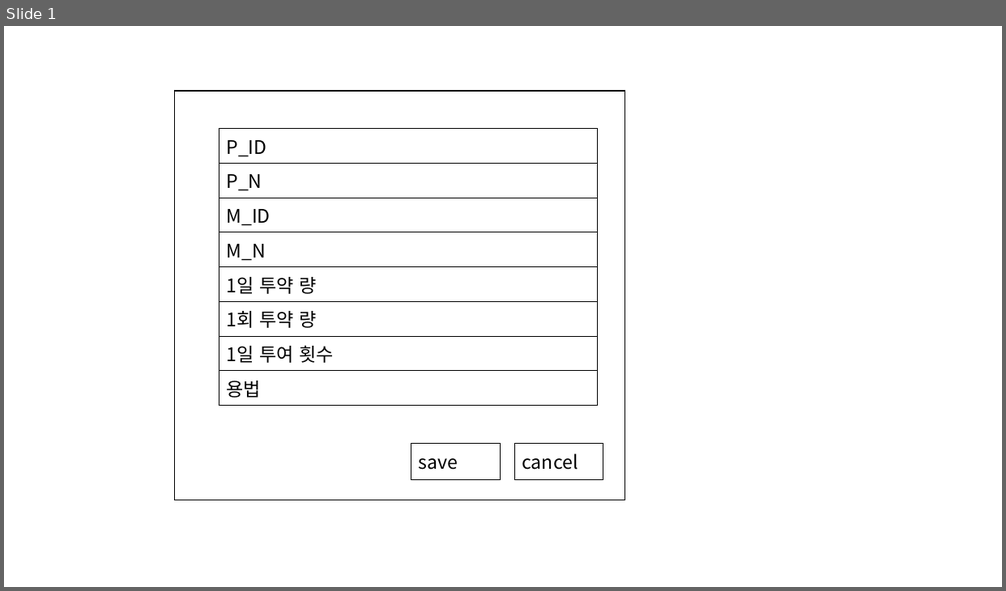
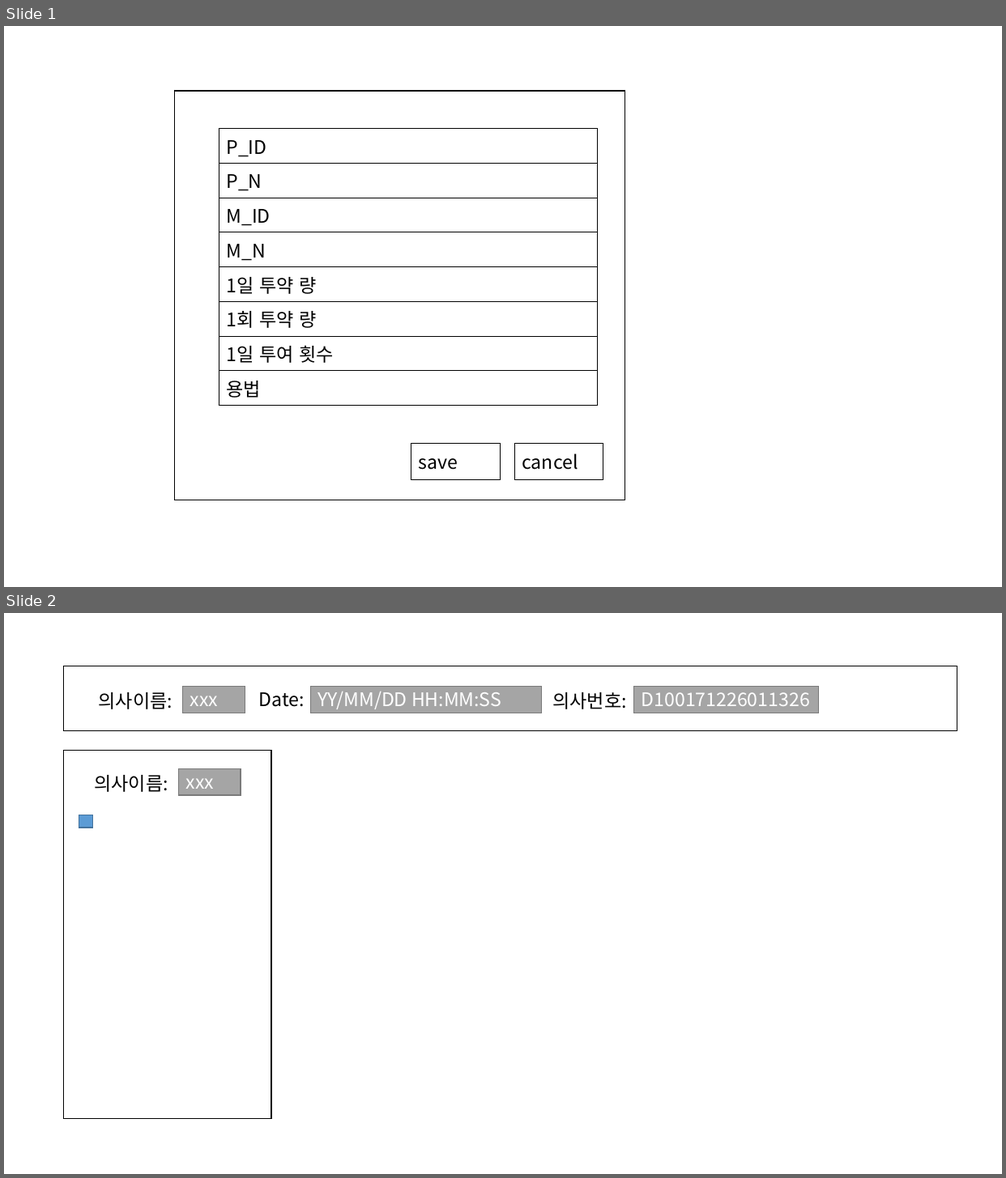
Before and after one commit to MRMRMRMayInternship/metarial, a slide deck: 프레젠테이션1.pptx. Shown one above the other, each under a label of ours: slide 1 before the commit, slides 1 and 2 after it. The pictures are 1006x591 and 1006x1178 pixels, drawn with LibreOffice and Linux fonts; fonts in the diff are those of the drawing. Boxes give left, top, right and bottom in pixels: in the first picture for what was removed or moved away, otherwise in the second. Text is boxed around its words. In the diff, an @@ line names an element or a change of style, - is before the commit and + after.

```diff
--- a/프레젠테이션1.pptx
+++ b/프레젠테이션1.pptx
@@ slide 2 added at <box>4,613,1002,1174</box>, background #FFFFFF @@
@@ table added at <box>63,666,957,730</box>, 1 rows, 1 columns @@
+
@@ text added at <box>99,692,172,709</box>, 18 pt, text #000000 @@
+의사이름:
@@ rectangle added at <box>183,687,245,713</box>, fill #A5A5A5, outline #7A7A7A 1 pt, 18 pt, text #FFFFFF @@
+xxx
@@ text added at <box>259,692,305,707</box>, 18 pt, text #000000 @@
+Date:
@@ rectangle added at <box>311,687,542,713</box>, fill #A5A5A5, outline #7A7A7A 1 pt, 18 pt, text #FFFFFF @@
+YY/MM/DD HH:MM:SS
@@ text added at <box>552,692,626,709</box>, 18 pt, text #000000 @@
+의사번호:
@@ rectangle added at <box>634,687,819,713</box>, fill #A5A5A5, outline #7A7A7A 1 pt, 18 pt, text #FFFFFF @@
+D100171226011326
@@ table added at <box>64,751,271,1119</box>, 1 rows, 1 columns @@
+
@@ text added at <box>94,775,168,792</box>, 18 pt, text #000000 @@
+의사이름:
@@ rectangle added at <box>178,769,241,796</box>, fill #A5A5A5, outline #7A7A7A 1 pt, 18 pt, text #FFFFFF @@
+xxx
@@ rectangle added at <box>79,815,93,828</box>, fill #5B9BD5, outline #43739E 1 pt @@
```
Also in this commit, not shown: 16 other slides added, 1 slide removed, 41 other files.
